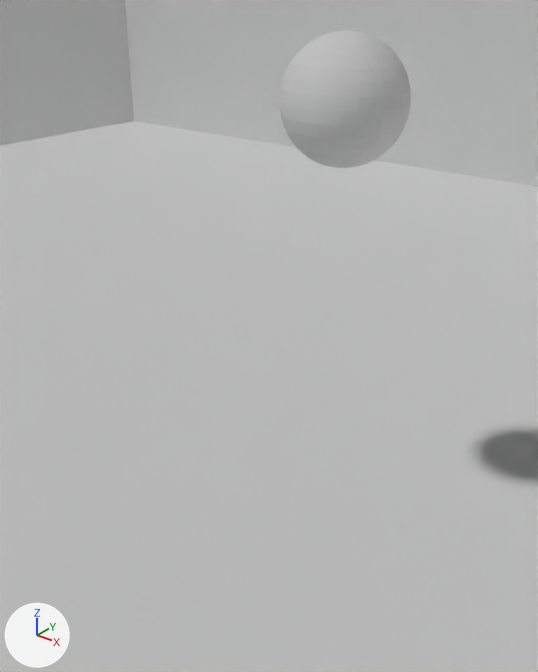
Renders of the Blender file vsss.blend from each side of a commit.
Both versions are drawn from a 50 mm lens placed at (13.8, -13.17, 20.09), pointed at (0.01, 4.07, 9.4). The lights are fixed; the arrows at lower left show +X, +Y and +Z.

In view in the first picture: 'Ball', 'Field'.
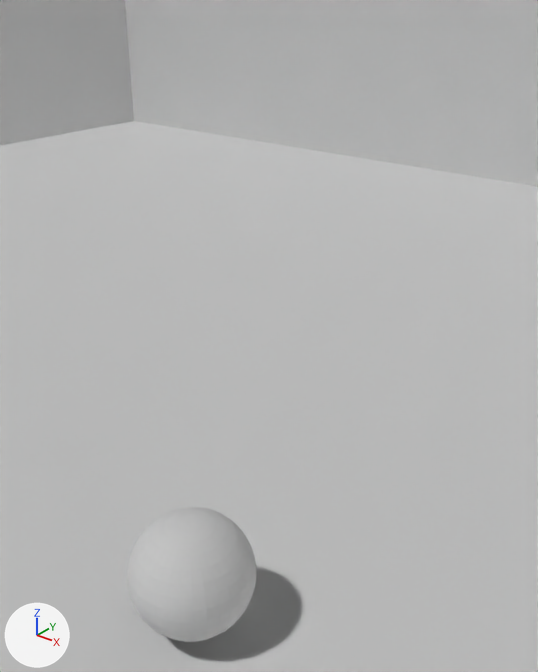
Changed parts and their boxes (x1, y1, x2, y2) in the pictures (538 x 672 px):
'Ball', moved
    before: (279, 30, 411, 168)
    after: (127, 507, 256, 642)

The change in detail:
Object 'Ball' (ob_ball) moves from (0.0, 8.0, 16.38) to (0.0, 0.0, 2.2).
